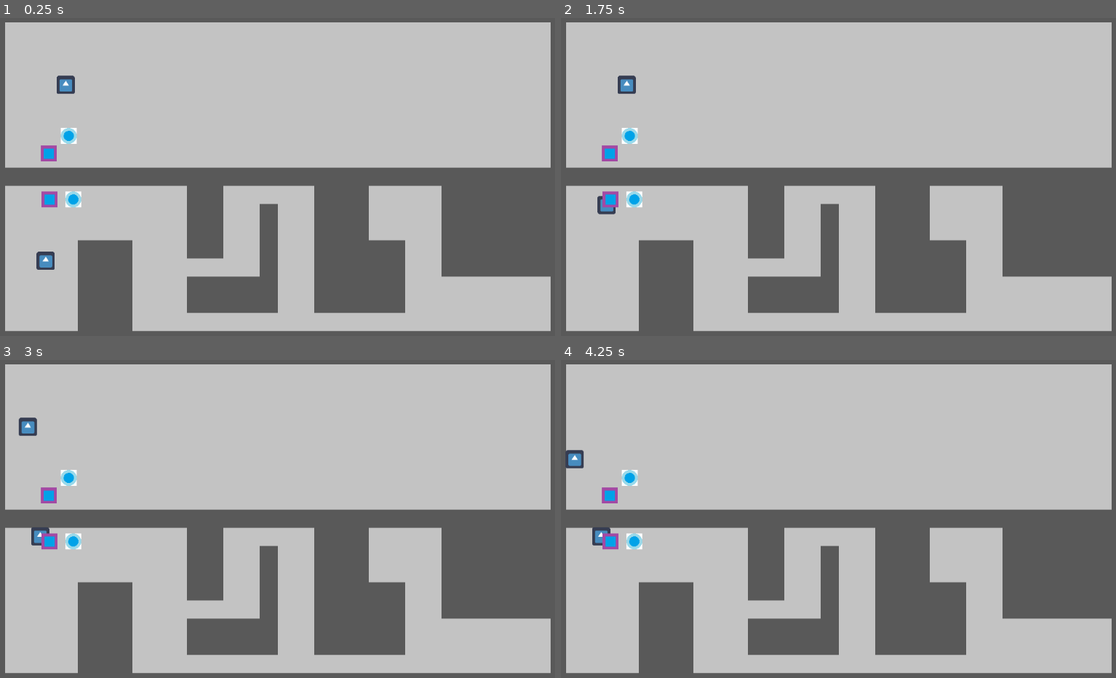
Above: before the commit, frames 1-4 (two rows, left to right).
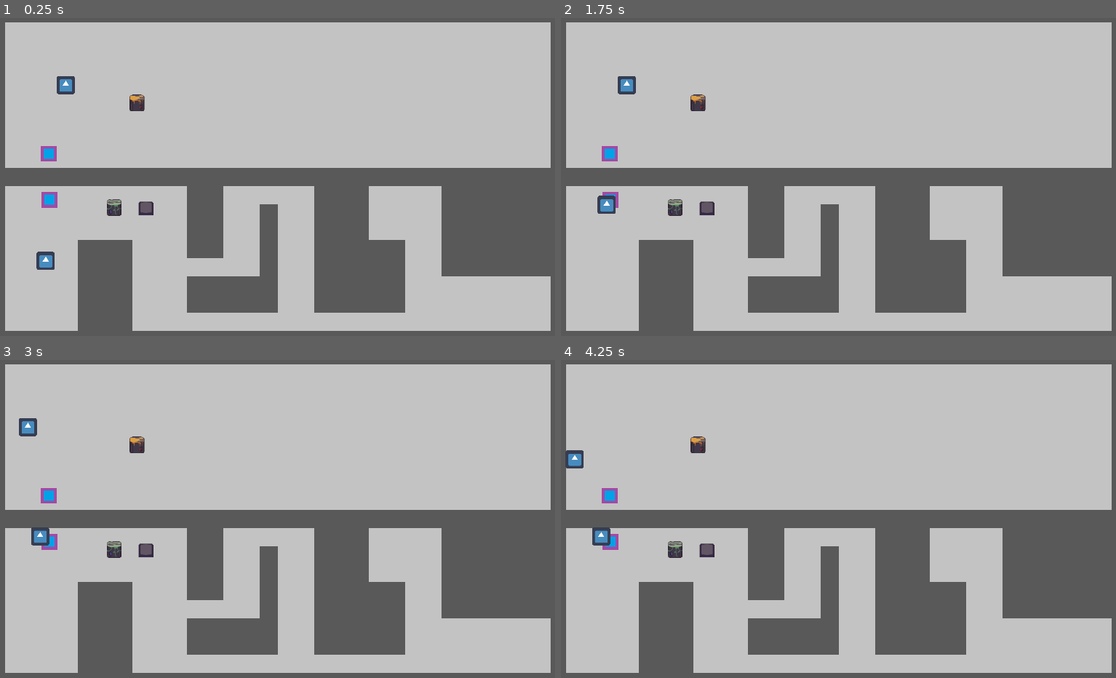
Above: after the commit, the same moments.

Repository: mio991/GMTK-2021
Game: Godot game, scene res://test.tscn
Two runs of this game, one before a commit and one after it. Both use one fixed random seed, a clock stepped at 60 frames per second and the inputs below. The engine's default icon, where the game draws it, is replaced by a stand-in: a white triangle on a blue panel in a dark square. Sound files missing from this copy of the repository are replaced by a short silence.
Inputs:
- Up to frame 1 (0.25 s): no input
- Up to frame 2 (1.75 s): tap Enter at 0.5 s; hold W (move_up) from 0.53 s (still down); tap F (interact) at 0.6 s; tap E (pickup) at 1.35 s
- Up to frame 3 (3 s): release W (move_up) at 2.03 s; hold A (move_left) from 2.03 s (still down); tap Tab (switch_character) at 2.1 s; tap F (interact) at 2.85 s
- Up to frame 4 (4.25 s): release A (move_left) at 3.53 s; hold S (move_down) from 3.53 s (still down); tap E (pickup) at 3.6 s

The runs differ from the first frame. In frame 1, 1.3% of the frame differs, in the area x 0-100%, y 18-93%; in frame 2, 1.4%; in frame 3, 1.4%; in frame 4, 1.4%.

Commit message:
items angelgt

Diff:
--- a/Prefabs/Ball.tscn
+++ /dev/null
@@ -1,22 +0,0 @@
-[gd_scene load_steps=4 format=2]
-
-[ext_resource path="res://Assets/ball.png" type="Texture" id=1]
-
-[sub_resource type="PhysicsMaterial" id=2]
-friction = 4.0
-rough = true
-
-[sub_resource type="CircleShape2D" id=1]
-radius = 14.0
-
-[node name="Ball" type="RigidBody2D"]
-collision_layer = 19
-mode = 2
-physics_material_override = SubResource( 2 )
-
-[node name="ball" type="Sprite" parent="."]
-texture = ExtResource( 1 )
-
-[node name="CollisionShape2D" type="CollisionShape2D" parent="."]
-visible = false
-shape = SubResource( 1 )
--- a/Prefabs/Character/Character.tscn
+++ b/Prefabs/Character/Character.tscn
@@ -50,7 +50,7 @@
 }
 
 [node name="Character" type="KinematicBody2D"]
-collision_layer = 9
+collision_layer = 41
 script = ExtResource( 2 )
 
 [node name="icon" type="Sprite" parent="."]
--- /dev/null
+++ b/Prefabs/Items/Preassure_Plate_Blue.tscn
@@ -0,0 +1,54 @@
+[gd_scene load_steps=9 format=2]
+
+[ext_resource path="res://Assets/Images/pressure_plate.png" type="Texture" id=1]
+[ext_resource path="res://Scripts/Items/Preassure_Plate.gd" type="Script" id=2]
+
+[sub_resource type="RectangleShape2D" id=7]
+
+[sub_resource type="AtlasTexture" id=8]
+flags = 4
+atlas = ExtResource( 1 )
+region = Rect2( 0, 0, 32, 32 )
+
+[sub_resource type="AtlasTexture" id=9]
+flags = 4
+atlas = ExtResource( 1 )
+region = Rect2( 32, 0, 32, 32 )
+
+[sub_resource type="AtlasTexture" id=5]
+flags = 4
+atlas = ExtResource( 1 )
+region = Rect2( 0, 32, 32, 32 )
+
+[sub_resource type="AtlasTexture" id=6]
+flags = 4
+atlas = ExtResource( 1 )
+region = Rect2( 32, 32, 32, 32 )
+
+[sub_resource type="SpriteFrames" id=10]
+animations = [ {
+"frames": [ SubResource( 8 ), SubResource( 9 ) ],
+"loop": true,
+"name": "blue",
+"speed": 5.0
+}, {
+"frames": [ SubResource( 5 ), SubResource( 6 ) ],
+"loop": true,
+"name": "red",
+"speed": 5.0
+} ]
+
+[node name="Area2D" type="Area2D"]
+collision_layer = 0
+collision_mask = 32
+script = ExtResource( 2 )
+
+[node name="CollisionShape2D" type="CollisionShape2D" parent="."]
+shape = SubResource( 7 )
+
+[node name="Preassure_Plate" type="AnimatedSprite" parent="."]
+frames = SubResource( 10 )
+animation = "blue"
+
+[connection signal="body_entered" from="." to="." method="_on_Area2D_body_entered"]
+[connection signal="body_exited" from="." to="." method="_on_Area2D_body_exited"]
--- /dev/null
+++ b/Prefabs/Items/Preassure_Plate_Red.tscn
@@ -0,0 +1,8 @@
+[gd_scene load_steps=2 format=2]
+
+[ext_resource path="res://Prefabs/Items/Preassure_Plate_Blue.tscn" type="PackedScene" id=1]
+
+[node name="Area2D" instance=ExtResource( 1 )]
+
+[node name="Preassure_Plate" parent="." index="1"]
+animation = "red"
--- /dev/null
+++ b/Prefabs/Items/Rock_Green.tscn
@@ -0,0 +1,28 @@
+[gd_scene load_steps=5 format=2]
+
+[ext_resource path="res://Assets/Images/rocks push.png" type="Texture" id=1]
+
+[sub_resource type="PhysicsMaterial" id=3]
+friction = 4.0
+rough = true
+
+[sub_resource type="AtlasTexture" id=2]
+flags = 4
+atlas = ExtResource( 1 )
+region = Rect2( 33, 27, 30, 34 )
+
+[sub_resource type="RectangleShape2D" id=4]
+extents = Vector2( 12, 12 )
+
+[node name="Rock" type="RigidBody2D"]
+collision_layer = 51
+mode = 2
+physics_material_override = SubResource( 3 )
+
+[node name="Rock" type="Sprite" parent="."]
+position = Vector2( 0, -2 )
+scale = Vector2( 0.88, 0.88 )
+texture = SubResource( 2 )
+
+[node name="CollisionShape2D" type="CollisionShape2D" parent="."]
+shape = SubResource( 4 )
--- /dev/null
+++ b/Prefabs/Items/Rock_Yellow.tscn
@@ -0,0 +1,28 @@
+[gd_scene load_steps=5 format=2]
+
+[ext_resource path="res://Assets/Images/rocks push.png" type="Texture" id=1]
+
+[sub_resource type="PhysicsMaterial" id=1]
+friction = 4.0
+rough = true
+
+[sub_resource type="AtlasTexture" id=2]
+flags = 4
+atlas = ExtResource( 1 )
+region = Rect2( 1, 1, 30, 34 )
+
+[sub_resource type="RectangleShape2D" id=3]
+extents = Vector2( 12, 12 )
+
+[node name="Rock" type="RigidBody2D"]
+collision_layer = 51
+mode = 2
+physics_material_override = SubResource( 1 )
+
+[node name="Rock" type="Sprite" parent="."]
+position = Vector2( 0, -2 )
+scale = Vector2( 0.88, 0.88 )
+texture = SubResource( 2 )
+
+[node name="CollisionShape2D" type="CollisionShape2D" parent="."]
+shape = SubResource( 3 )
--- /dev/null
+++ b/Scripts/Items/Preassure_Plate.gd
@@ -0,0 +1,9 @@
+extends Area2D
+
+func _on_Area2D_body_entered(body):
+	$Preassure_Plate.frame = 1
+
+
+func _on_Area2D_body_exited(body):
+	if get_overlapping_bodies().size() == 0:
+		$Preassure_Plate.frame = 0
--- a/project.godot
+++ b/project.godot
@@ -17,6 +17,11 @@
 [autoload]
 
 Globals="*res://Scripts/Globals.gd"
+
+[display]
+
+window/stretch/mode="2d"
+window/stretch/aspect="keep"
 
 [input]
 
@@ -91,6 +96,7 @@
 2d_physics/layer_3="Interactable"
 2d_physics/layer_4="Player"
 2d_physics/layer_5="Caryable"
+2d_physics/layer_6="Heavy"
 
 [physics]
 
@@ -101,6 +107,7 @@
 [rendering]
 
 quality/driver/driver_name="GLES2"
+quality/intended_usage/framebuffer_allocation=0
 vram_compression/import_etc=true
 vram_compression/import_etc2=false
 environment/default_environment="res://default_env.tres"
--- a/test.tscn
+++ b/test.tscn
@@ -6,10 +6,12 @@
 [ext_resource path="res://Prefabs/Character/CharacterSwitcher.tscn" type="PackedScene" id=4]
 [ext_resource path="res://Prefabs/Links/LinkerStation.tscn" type="PackedScene" id=5]
 [ext_resource path="res://Prefabs/Links/Linker.tscn" type="PackedScene" id=6]
-[ext_resource path="res://Prefabs/Ball.tscn" type="PackedScene" id=7]
+[ext_resource path="res://Prefabs/Items/Rock_Green.tscn" type="PackedScene" id=7]
 [ext_resource path="res://Scripts/MovmentLinker.gd" type="Script" id=8]
 [ext_resource path="res://Assets/Audio/WORLD 1 in 150BPM.wav" type="AudioStream" id=9]
 [ext_resource path="res://Assets/Audio/WORLD 2 in 150bpm.wav" type="AudioStream" id=10]
+[ext_resource path="res://Prefabs/Items/Rock_Yellow.tscn" type="PackedScene" id=11]
+[ext_resource path="res://Prefabs/Items/Preassure_Plate_Blue.tscn" type="PackedScene" id=12]
 
 [sub_resource type="ConvexPolygonShape2D" id=1]
 points = PoolVector2Array( 0, 0, 32, 0, 32, 32, 0, 32 )
@@ -60,23 +62,8 @@
 format = 1
 tile_data = PoolIntArray( 0, 1, 0, 1, 1, 0, 2, 1, 0, 3, 1, 0, 4, 1, 0, 5, 1, 0, 6, 1, 0, 7, 1, 0, 8, 1, 0, 9, 1, 0, 10, …(8345 unchanged characters)…
 
-[node name="CharacterSwitcher" parent="." instance=ExtResource( 4 )]
-Character_1 = NodePath("Character1")
-Character_2 = NodePath("Character2")
-
-[node name="Character1" parent="CharacterSwitcher" instance=ExtResource( 3 )]
-position = Vector2( 103.412, 452.417 )
-character_music = ExtResource( 9 )
-
-[node name="Character2" parent="CharacterSwitcher" instance=ExtResource( 3 )]
-position = Vector2( 138.69, 142.476 )
-character_music = ExtResource( 10 )
-
-[node name="RigidBody2D" parent="." instance=ExtResource( 7 )]
-position = Vector2( 152, 344 )
-
-[node name="RigidBody2D2" parent="." instance=ExtResource( 7 )]
-position = Vector2( 144, 232 )
+[node name="Area2D" parent="." instance=ExtResource( 12 )]
+position = Vector2( 280, 360 )
 
 [node name="MovmentLinker" type="Node" parent="."]
 script = ExtResource( 8 )
@@ -91,4 +78,22 @@
 [node name="Connector2" parent="MovmentLinker" instance=ExtResource( 5 )]
 position = Vector2( 110.247, 344.357 )
 
+[node name="Rock" parent="." instance=ExtResource( 11 )]
+position = Vector2( 264, 176 )
+
+[node name="Rock2" parent="." instance=ExtResource( 7 )]
+position = Vector2( 224, 360 )
+
+[node name="CharacterSwitcher" parent="." instance=ExtResource( 4 )]
+Character_1 = NodePath("Character1")
+Character_2 = NodePath("Character2")
+
+[node name="Character1" parent="CharacterSwitcher" instance=ExtResource( 3 )]
+position = Vector2( 103.412, 452.417 )
+character_music = ExtResource( 9 )
+
+[node name="Character2" parent="CharacterSwitcher" instance=ExtResource( 3 )]
+position = Vector2( 138.69, 142.476 )
+character_music = ExtResource( 10 )
+
 [connection signal="link_or_unlink" from="MovmentLinker/Linker" to="MovmentLinker" method="_on_link_or_unlink"]
Renamed: Assets/altars.png -> Assets/Images/altars.png
Not shown, added: Assets/Images/altars.png.import
Renamed: Assets/pressure_plate.png -> Assets/Images/pressure_plate.png
Not shown, changed: Assets/Images/pressure_plate.png.import
Binary file added: Assets/Images/rocks push.png
Not shown, added: Assets/Images/rocks push.png.import
Renamed: Assets/shelfs.png -> Assets/Images/shelfs.png
Not shown, changed: Assets/Images/shelfs.png.import
Binary file added: Prefabs/Links/rocks push.png
Not shown, changed: Prefabs/Links/rocks push.png.import
Not shown: 1 places in test.tscn that only renumber resources
